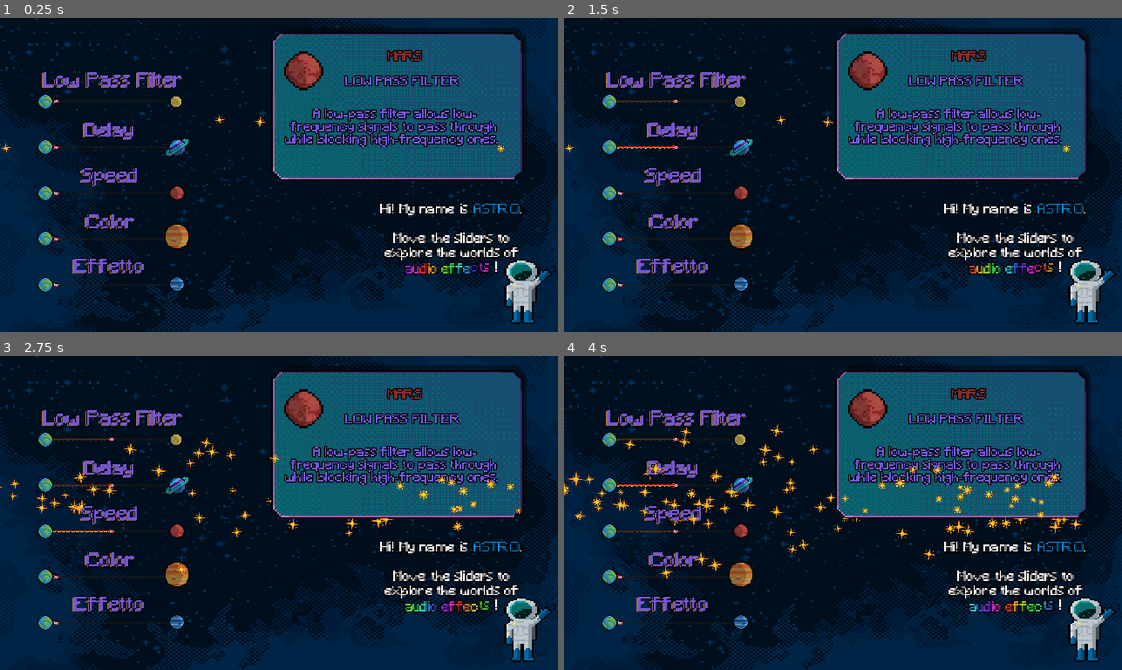
Above: before the commit, frames 1-4 (two rows, left to right).
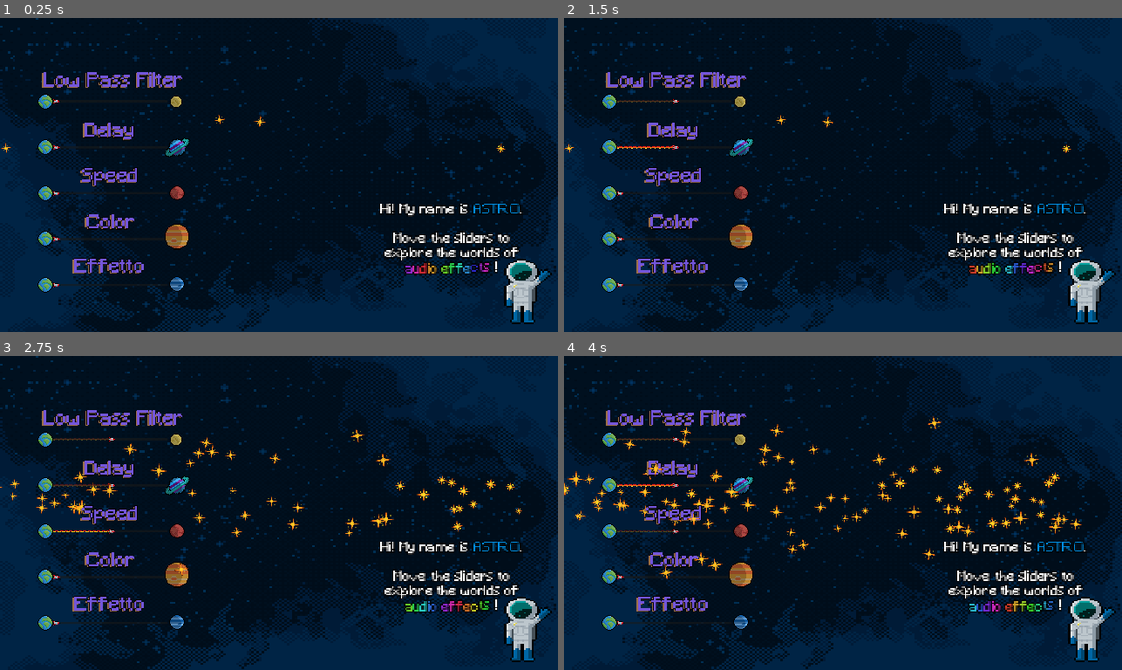
Above: after the commit, the same moments.

Repository: mengo1993/gianluandreeducationalgamejam
Game: Godot game, scene res://game.tscn
Same seed, same stepped clock (60 frames per second), same inputs: the game is played once before the commit and once after it. Sound files missing from this copy of the repository are replaced by a short silence.
Inputs (mouse positions are in pixels of both pictures, inside the frame that each line leads up to):
- Up to frame 1 (0.25 s): no input
- Up to frame 2 (1.5 s): click (675, 93) at 0.5 s; click (675, 137) at 1.25 s
- Up to frame 3 (2.75 s): click (111, 522) at 2 s
- Up to frame 4 (4 s): click (675, 431) at 2.75 s; click (675, 475) at 3.5 s

The runs differ from the first frame. In frame 1, 21% of the frame differs, in the area x 48-95%, y 3-52%; in frame 2, 21%; in frame 3, 21%; in frame 4, 21%.

Commit message:
Revert "modulate settato senza codice"
This reverts commit eaf9cd968c44b06441558732259bbf6e4773a34f.

Diff:
--- a/pamplets.gd
+++ b/pamplets.gd
@@ -1,6 +1,8 @@
 extends Control
 const DURATION_OF_FADE : float = 0.3
 
+func _ready() -> void:
+	modulate.a = 0.0
 
 func focus(texture : Texture2D, title : String, description : String) -> void:
 	$TextureRect/VBoxContainer/HBoxContainer/TextureRect.texture = texture
--- a/pamplets.tscn
+++ b/pamplets.tscn
@@ -6,7 +6,6 @@
 [ext_resource type="Theme" uid="uid://cb6cfuisv1qi8" path="res://Text_astro.tres" id="3_blmvg"]
 
 [node name="Pamplets" type="Control"]
-self_modulate = Color(1, 1, 1, 0)
 layout_mode = 3
 anchors_preset = 0
 offset_right = 640.0
